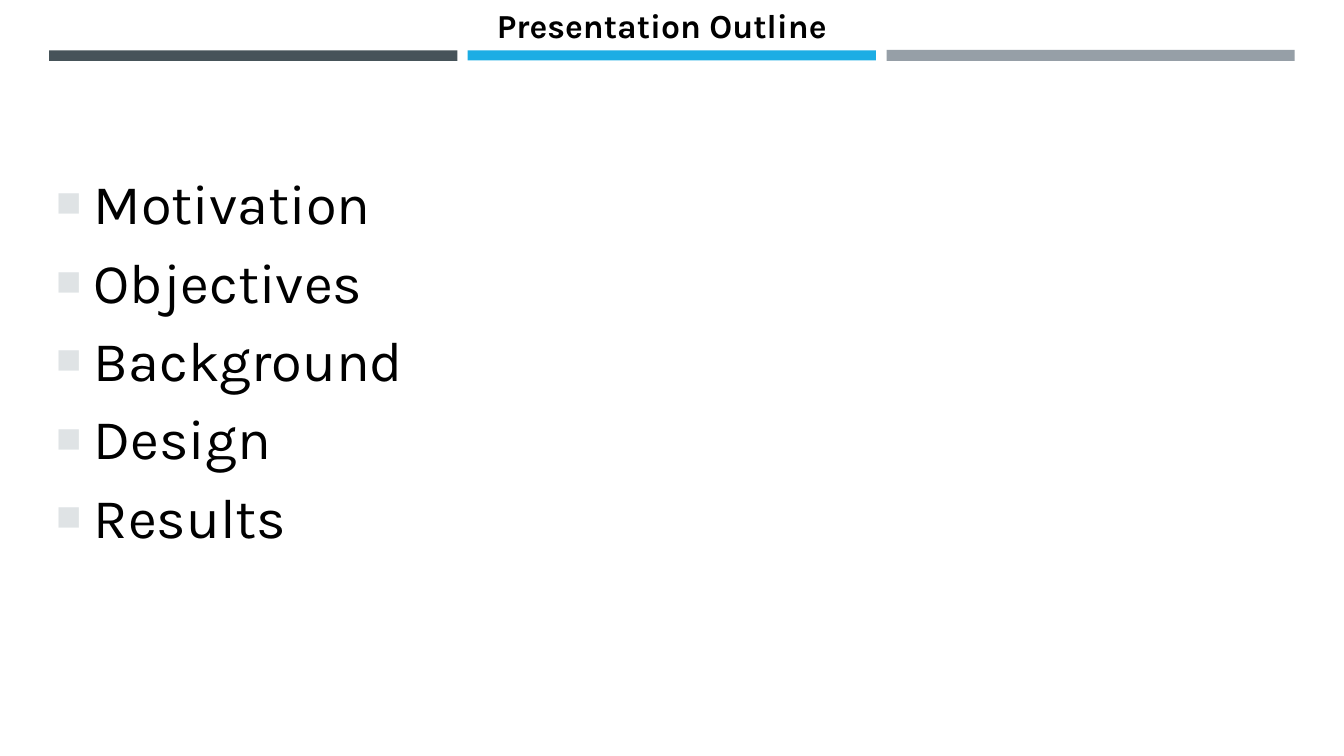
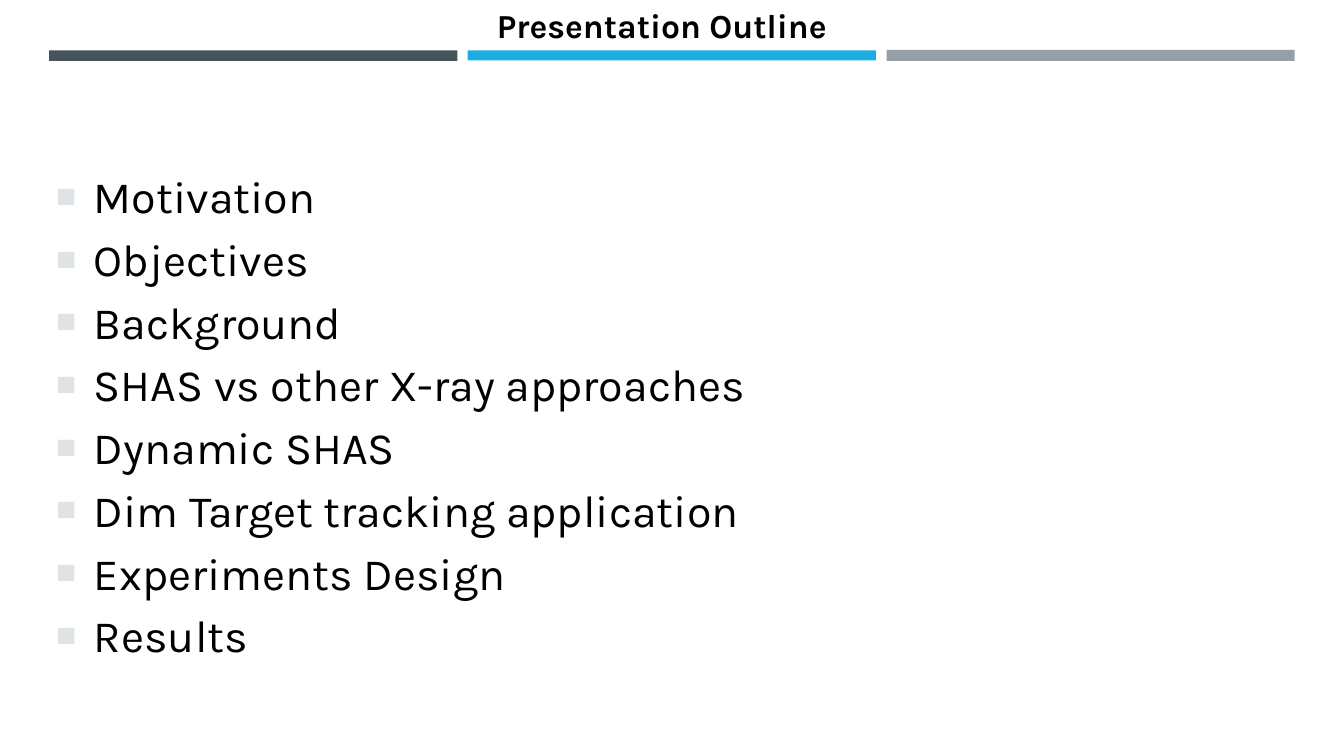
Before and after one commit to gvol11/MGA-MFD, a slide deck: slide 2 of Future Forward.pptx. Drawn at 1344x756 pixels with LibreOffice and Linux fonts; fonts in the diff are those of the drawing. Boxes give left, top, right and bottom in pixels: in the first picture for what was removed or moved away, otherwise in the second. Text is boxed around its words. In the diff, an @@ line names an element or a change of style, - is before the commit and + after.

```diff
--- a/Future Forward.pptx
+++ b/Future Forward.pptx
@@ text at (x1=94, y1=182, x2=341, y2=653): size 40 to 32 pt in "Motivation", "Objectives", "Background", "Results"; less space between paragraphs @@
@@ text at (x1=94, y1=370, x2=745, y2=601): text changed; size 40 to 32 pt @@
-■ Design
+■ SHAS vs other X-ray approaches
+■ Dynamic SHAS
+■ Dim Target tracking application
+■ Experiments Design
```
Also in this commit, not shown: 1 other slide changed, 21 slides added.
